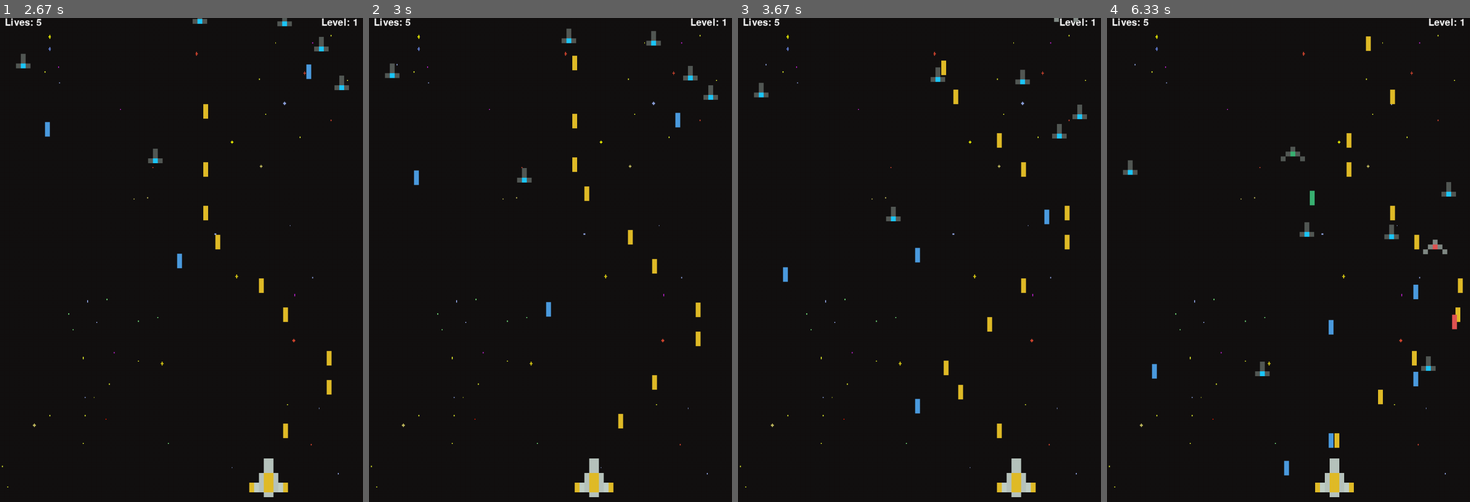
Above: before the commit, frames 1-4 (left to right).
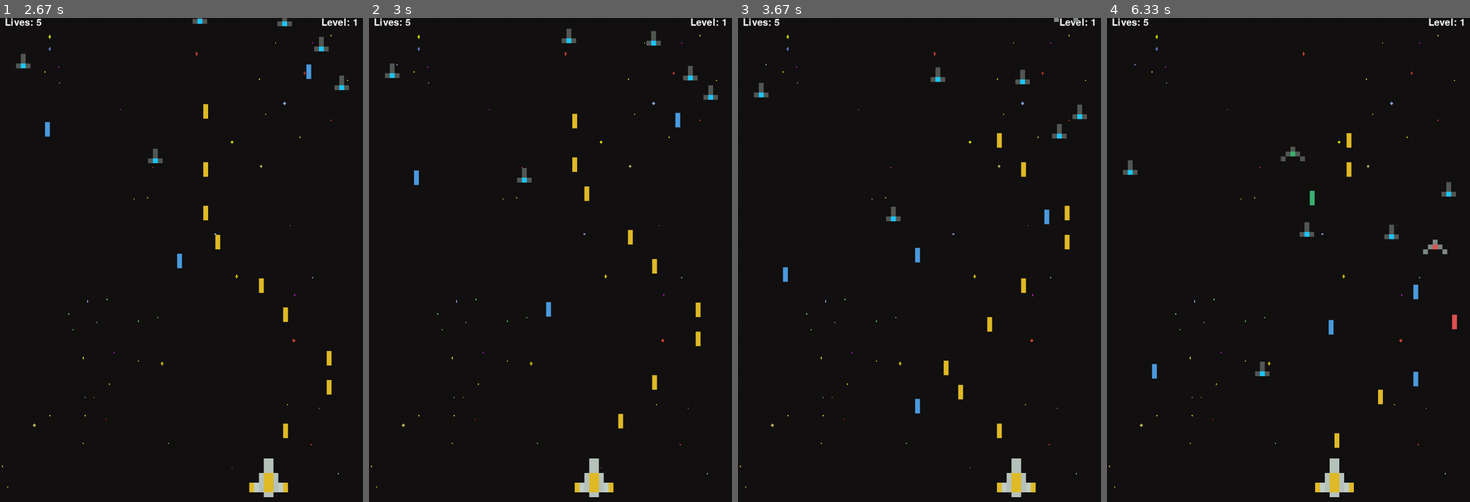
Above: after the commit, the same moments.

Repository: AmirmasoudCS/Pygame-Course
Game: pygame game, started from project_03/main.py
The game is run twice, just before and just after one commit, with the same random seed, the same clock (stepped at 60 frames per second) and the same inputs.
Inputs:
- Up to frame 1 (2.67 s): tap Space at 0.33, 0.73, 1.03, 1.23, 1.53, 1.73, 2.03, 2.23, 2.53 s; hold A 0.67-1.13 s; hold Right 0.67-1.13 s; hold Right 1.17-1.63 s; hold Right 1.67-2.13 s; hold Left from 2.17 s (still down)
- Up to frame 2 (3 s): release Left at 2.7 s; hold Left from 2.73 s (still down); tap Space at 2.8 s
- Up to frame 3 (3.67 s): tap Space at 3.1, 3.23, 3.53 s; release Left at 3.13 s; hold Right from 3.17 s (still down)
- Up to frame 4 (6.33 s): release Right at 3.8 s; hold Left 3.83-4.3 s; tap Space at 3.9, 4.2, 4.4, 4.7, 4.9, 5.2, 5.4, 5.7, 5.97, 6.27 s; hold Right 4.33-4.8 s; hold Right 4.83-5.3 s; hold Left 5.33-5.87 s; hold Left 5.9-6.3 s

Frame 1 is identical in both runs. In frame 2, less than 0.1% of the frame differs, in the area x 56-58%, y 7-11%; in frame 3, less than 0.1%; in frame 4, 0.5%, in the area x 48-99%, y 3-95%.

Commit message:
Updating the main loop to take into consideration the logic of bullets hitting the player

Diff:
--- a/project_03/main.py
+++ b/project_03/main.py
@@ -427,6 +427,10 @@
 
     while run:
 
+        # =========================
+        # Spawn Enemies
+        # =========================
+
         spawn_timer -= 1
 
         if spawn_timer <= 0:
@@ -445,7 +449,10 @@
 
         clock.tick(FPS)
 
+        # =========================
         # Events
+        # =========================
+
         for event in pygame.event.get():
 
             if event.type == pygame.QUIT:
@@ -457,7 +464,6 @@
 
         keys = pygame.key.get_pressed()
 
-        # Move left
         if (
             keys[pygame.K_a]
             or keys[pygame.K_LEFT]
@@ -465,7 +471,6 @@
 
             ship.move_left()
 
-        # Move right
         if (
             keys[pygame.K_d]
             or keys[pygame.K_RIGHT]
@@ -495,20 +500,92 @@
 
             enemy.update()
 
-            # Remove enemy when it leaves the screen
+            # Enemy reached the bottom
             if enemy.y > HEIGHT:
 
                 lives -= 1
-                if lives == 0:
+                enemies.remove(enemy)
+
+                if lives <= 0:
                     lose()
-
+                    run = False
+
+        # =========================
+        # Player Lasers -> Enemies
+        # =========================
+
+        for laser in ship.lasers[:]:
+
+            for enemy in enemies[:]:
+
+                if collide(laser, enemy):
+
+                    # Damage enemy
+                    enemy.health -= laser.damage
+
+                    # Remove the laser
+                    ship.lasers.remove(laser)
+
+                    # Destroy enemy if health reaches 0
+                    if enemy.health <= 0:
+                        enemies.remove(enemy)
+
+                    break
+
+        # =========================
+        # Enemy Lasers -> Player
+        # =========================
+
+        for enemy in enemies:
+
+            for laser in enemy.lasers[:]:
+
+                if collide(laser, ship):
+
+                    # Damage player
+                    ship.health -= laser.damage
+
+                    # Remove the laser
+                    enemy.lasers.remove(laser)
+
+                    break
+
+        # =========================
+        # Enemy Ships -> Player
+        # =========================
+
+        for enemy in enemies[:]:
+
+            if collide(enemy, ship):
+
+                # Damage player
+                ship.health -= 25
+
+                # Remove enemy after collision
                 enemies.remove(enemy)
 
         # =========================
+        # Player Health
+        # =========================
+
+        if ship.health <= 0:
+
+            lives -= 1
+
+            if lives <= 0:
+                lose()
+                run = False
+
+            else:
+                # Reset player's health
+                ship.health = 100
+
+        # =========================
         # Draw Everything
         # =========================
 
         redraw_window()
+
 
     pygame.quit()
 
